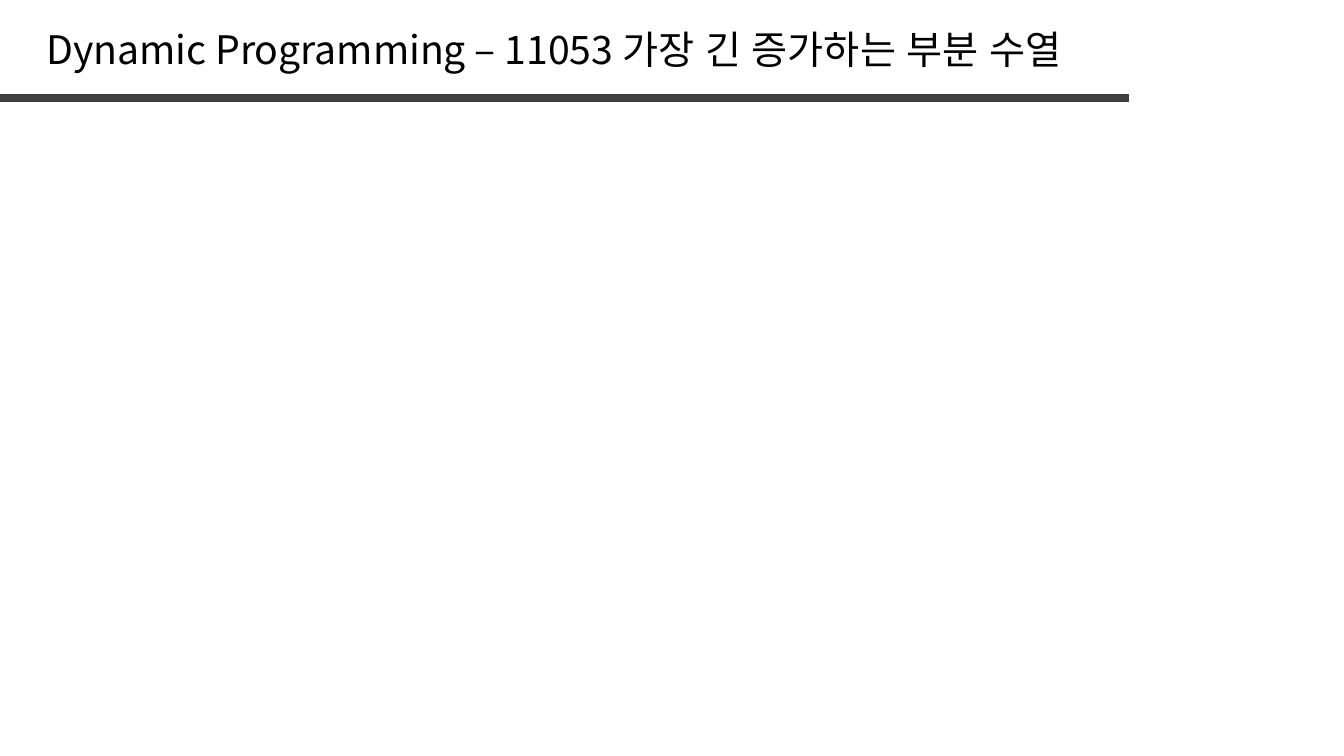
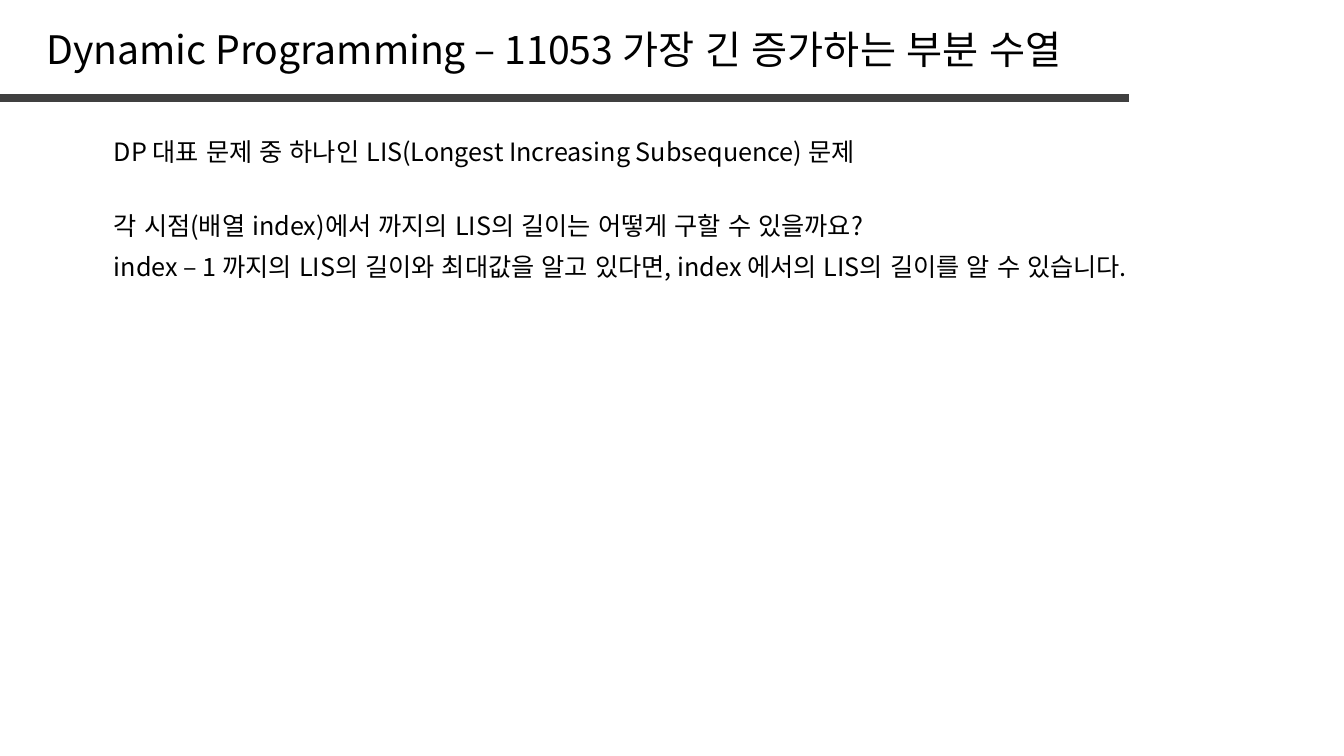
Before and after one commit to jaehoo1/PS-study, a slide deck: slide 30 of study/5_Dynamic Programming.pptx. Drawn at 1344x756 pixels with LibreOffice and Linux fonts; fonts in the diff are those of the drawing. Boxes give left, top, right and bottom in pixels: in the first picture for what was removed or moved away, otherwise in the second. Text is boxed around its words. In the diff, an @@ line names an element or a change of style, - is before the commit and + after.

```diff
--- a/study/5_Dynamic Programming.pptx
+++ b/study/5_Dynamic Programming.pptx
@@ text added at [114,140,854,167], 18 pt, text #000000 @@
+DP 대표 문제 중 하나인 LIS(Longest Increasing Subsequence) 문제
@@ text added at [114,214,863,240], 18 pt, text #000000 @@
+각 시점(배열 index)에서 까지의 LIS의 길이는 어떻게 구할 수 있을까요?
@@ text added at [114,255,1127,281], 18 pt, text #000000 @@
+index – 1 까지의 LIS의 길이와 최대값을 알고 있다면, index 에서의 LIS의 길이를 알 수 있습니다.
```
Also in this commit, not shown: 1 other slide changed.
